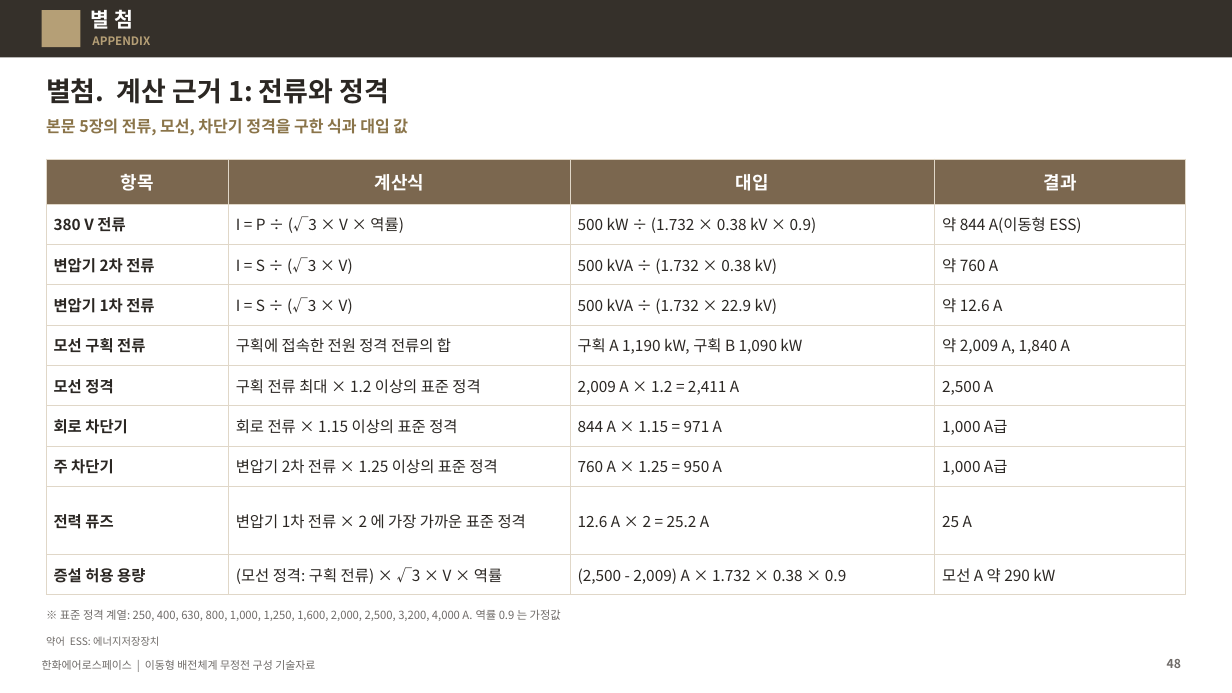
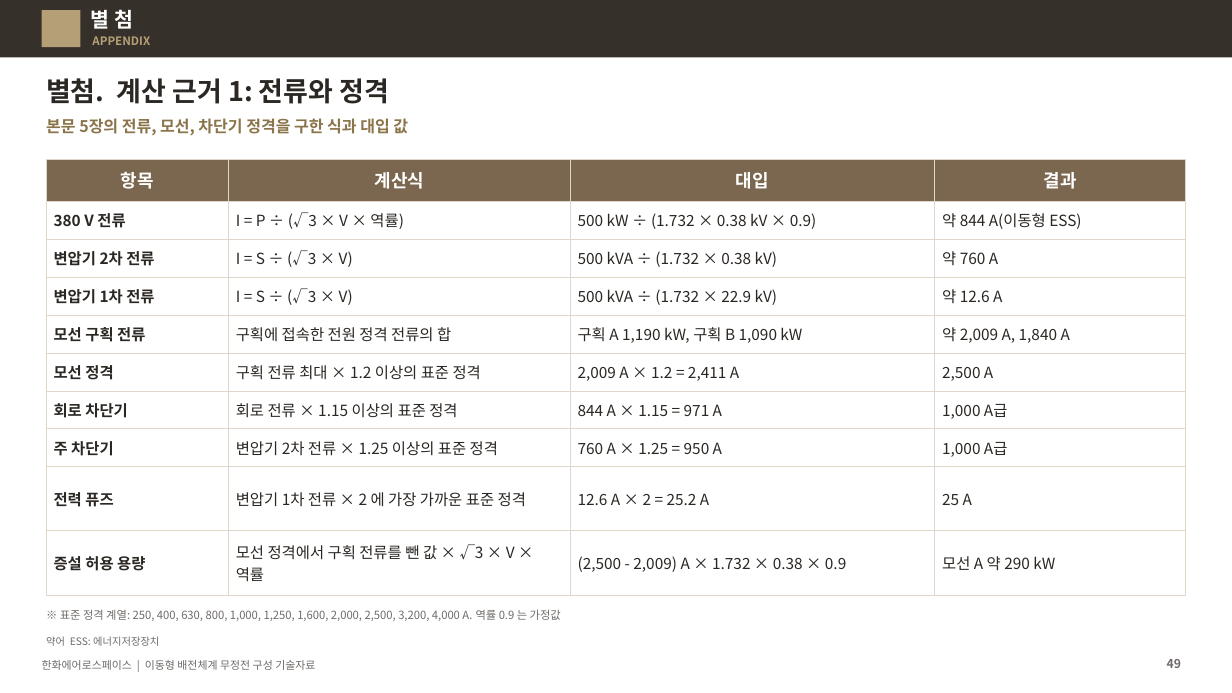
Before and after one commit to byunjd112-hue/headroom, a slide deck: slide 49 of mobile_ems/docs/out/IFPS_이동형배전체계_무정전구성_기술자료_Rev72.pptx (slide 48 before the commit). Drawn at 1232x693 pixels with LibreOffice and Linux fonts; fonts in the diff are those of the drawing. Boxes give left, top, right and bottom in pixels: in the first picture for what was removed or moved away, otherwise in the second. Text is boxed around its words. In the diff, an @@ line names an element or a change of style, - is before the commit and + after.

```diff
--- a/mobile_ems/docs/out/IFPS_이동형배전체계_무정전구성_기술자료_Rev72.pptx
+++ b/mobile_ems/docs/out/IFPS_이동형배전체계_무정전구성_기술자료_Rev72.pptx
@@ table at (x1=46, y1=159, x2=1186, y2=586) @@
-row 10, column 2: (모선 정격: 구획 전류) × √3 × V × 역률
+row 10, column 2: 모선 정격에서 구획 전류를 뺀 값 × √3 × V × 역률
```
Also in this commit, not shown: 16 other slides changed, 2 slides added, 4 other files.
